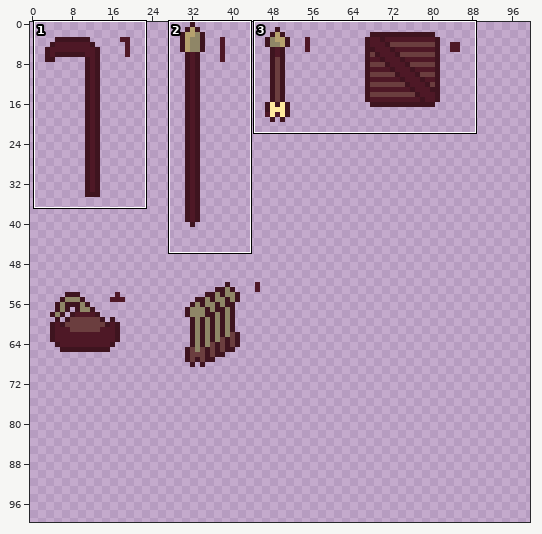
Two versions of one pixel-art file, art_workspace/sprite/biblioteca.aseprite. Above, an overview of the earlier version with the close-up marked.
Close-up. First the earlier version:
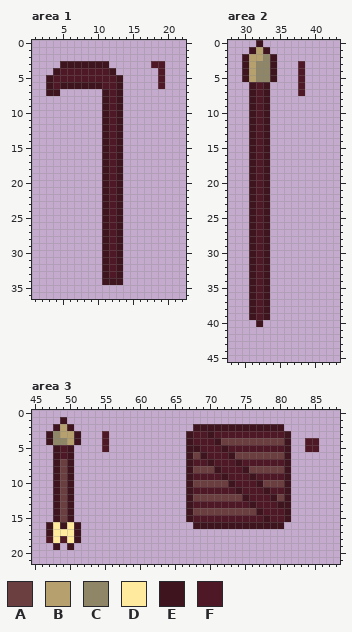
100x100 pixels, 1 frame. Shown: area 1: x 1..22, y 0..36; area 2: x 28..43, y 0..45; area 3: x 45..88, y 0..21. The commit also changed other parts of the picture, which this record leaves out.
Palette (. is transparent): A #6b3e3f  B #b6a16e  C #8f8667  D #ffea9e  E #3e141f  F #4e1826
Now the later version:
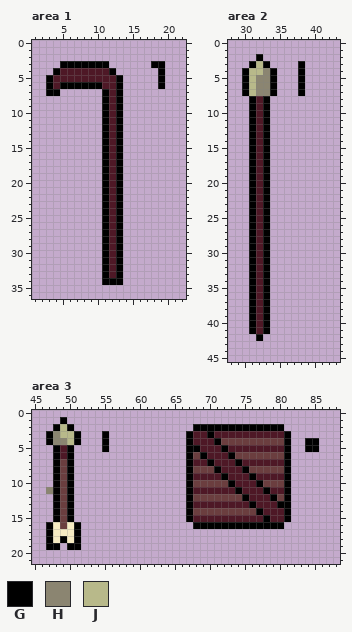
Colours new in this view: G #000000  H #8b8571  J #b8b98a
Change:
colour D: #ffea9e -> #f6ebc3
Changed rows in their new state; - is a pixel that keeps its letter.
Area 1:
first column x 3:
 3 --GGGGGGG------GG
 4 -G-------G------G
 5 G---------G-----G
 6 G-GGGGGG--G-----G
 7 GG------G-G------
 8 --------G-G------
 9 --------G-G------
10 --------G-G------
11 --------G-G------
12 --------G-G------
13 --------G-G------
14 --------G-G------
15 --------G-G------
16 --------G-G------
17 --------G-G------
18 --------G-G------
19 --------G-G------
20 --------G-G------
21 --------G-G------
22 --------G-G------
23 --------G-G------
24 --------G-G------
25 --------G-G------
26 --------G-G------
27 --------G-G------
28 --------G-G------
29 --------G-G------
30 --------G-G------
31 --------G-G------
32 --------G-G------
33 --------G-G------
34 --------GGG------
Area 2:
first column x 30:
 0 --.------
 1 -...-----
 2 ..G..----
 3 .GJG.---G
 4 GJJHG---G
 5 GJHHG---G
 6 GJHHG---G
 7 GJHHG---G
 8 -G-G-----
 9 -G-G-----
10 -G-G-----
11 -G-G-----
12 -G-G-----
13 -G-G-----
14 -G-G-----
15 -G-G-----
16 -G-G-----
17 -G-G-----
18 -G-G-----
19 -G-G-----
20 -G-G-----
21 -G-G-----
22 -G-G-----
23 -G-G-----
24 -G-G-----
25 -G-G-----
26 -G-G-----
27 -G-G-----
28 -G-G-----
29 -G-G-----
30 -G-G-----
31 -G-G-----
32 -G-G-----
33 -G-G-----
34 -G-G-----
35 -G-G-----
36 -G-G-----
37 -G-G-----
38 -G-G-----
39 -G-G-----
40 -GFG-----
41 -GFG-----
42 --G------
Area 3:
first column x 47:
 1 --G------------------------------------
 2 -GJG-----------------GGGGGGGGGGGGG-----
 3 GHJJG---G-----------G--G----------G----
 4 GHHJG---G-----------G---G---------G--GG
 5 -G-G----G-----------GG---G--------G--GG
 6 -G-G----------------G-G---G-------G----
 7 -G-G----------------G--G---G------G----
 8 -G-G----------------G---G---G-----G----
 9 -G-G----------------G----G---G----G----
10 -G-G----------------G-----G---G---G----
11 HG-G----------------G------G---G--G----
12 -G-G----------------G-------G---G-G----
13 -G-G----------------G--------G---GG----
14 -G-G----------------G---------G---G----
15 -G-G----------------G----------G--G----
16 G-A-G----------------GGGGGGGGGGGGG-----
17 G---G----------------------------------
18 G-G-G----------------------------------
19 GG-GG----------------------------------
